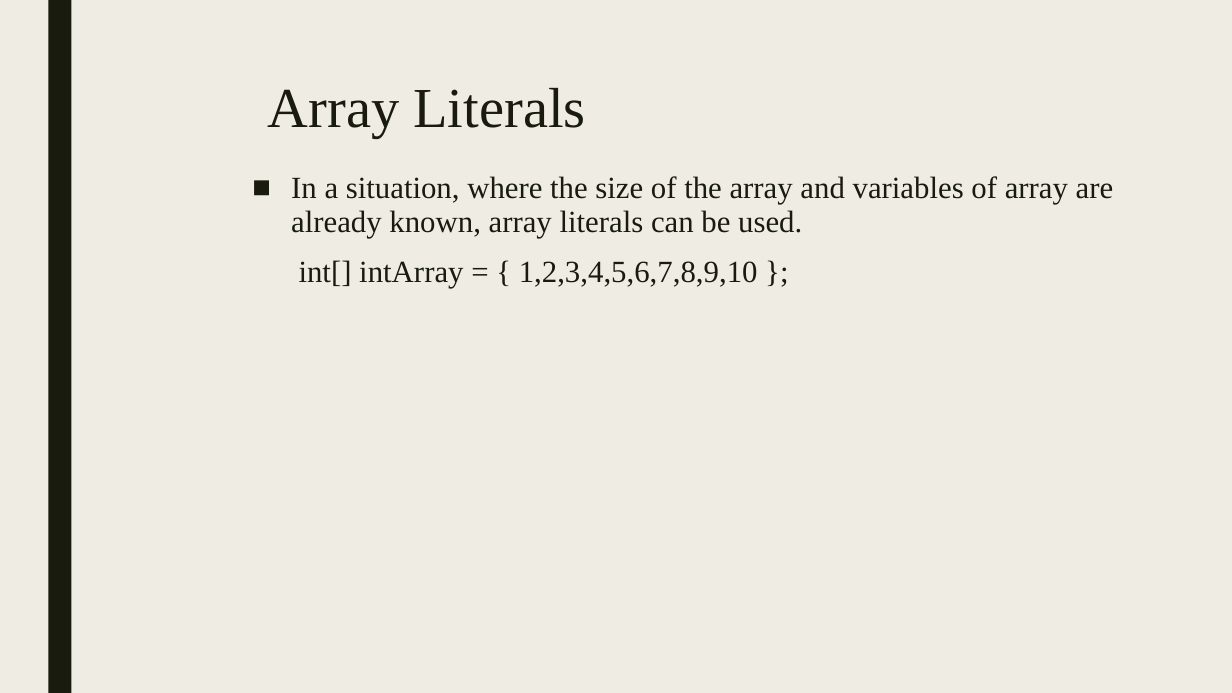
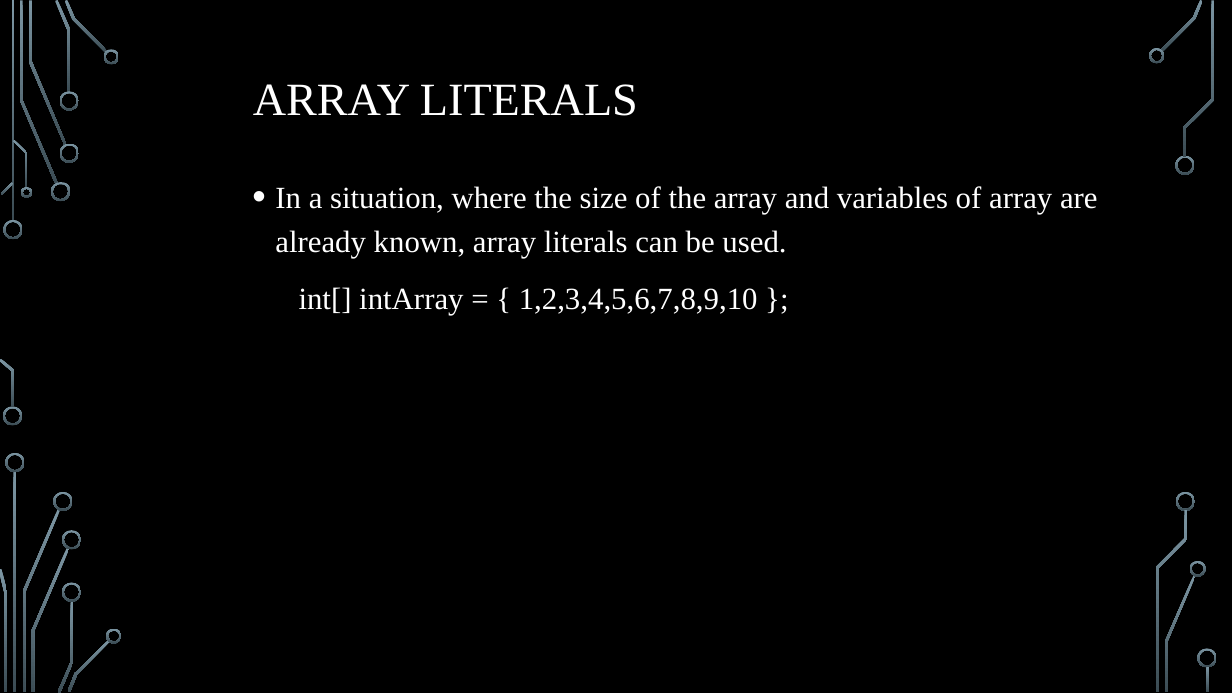
Before and after one commit to Adarsha-1/Group-6, a slide deck: slide 5 of arraysnew.pptx (slide 6 before the commit). Drawn at 1232x693 pixels with LibreOffice and Linux fonts; fonts in the diff are those of the drawing; background and template pictures are left out. Boxes give left, top, right and bottom in pixels: in the first picture for what was removed or moved away, otherwise in the second. Text is boxed around its words. In the diff, an @@ line names an element or a change of style, - is before the commit and + after.

```diff
--- a/arraysnew.pptx
+++ b/arraysnew.pptx
@@ background #EFEDE3 to picture (left out) @@
@@ rectangle removed at (48, 0, 71, 693) @@
@@ title "ARRAY LITERALS" at (253, 84, 638, 116): vertical alignment top to middle @@
@@ title at (253, 84, 638, 116): text changed; size 44 to 36 pt; text colour #191B0E to #FFFFFF @@
-Array Literals
+ARRAY LITERALS
@@ text "In a situation, where the ..." at (275, 186, 1098, 315): text colour #191B0E to #FFFFFF; bullet ■ to •; line spacing 0.94 to 1.2; less space between paragraphs @@
@@ group added at (0, 0, 1217, 693): 33 freeform shapes, 3 rectangles @@
```
Also in this commit, not shown: 13 other slides changed, 2 slides removed.
